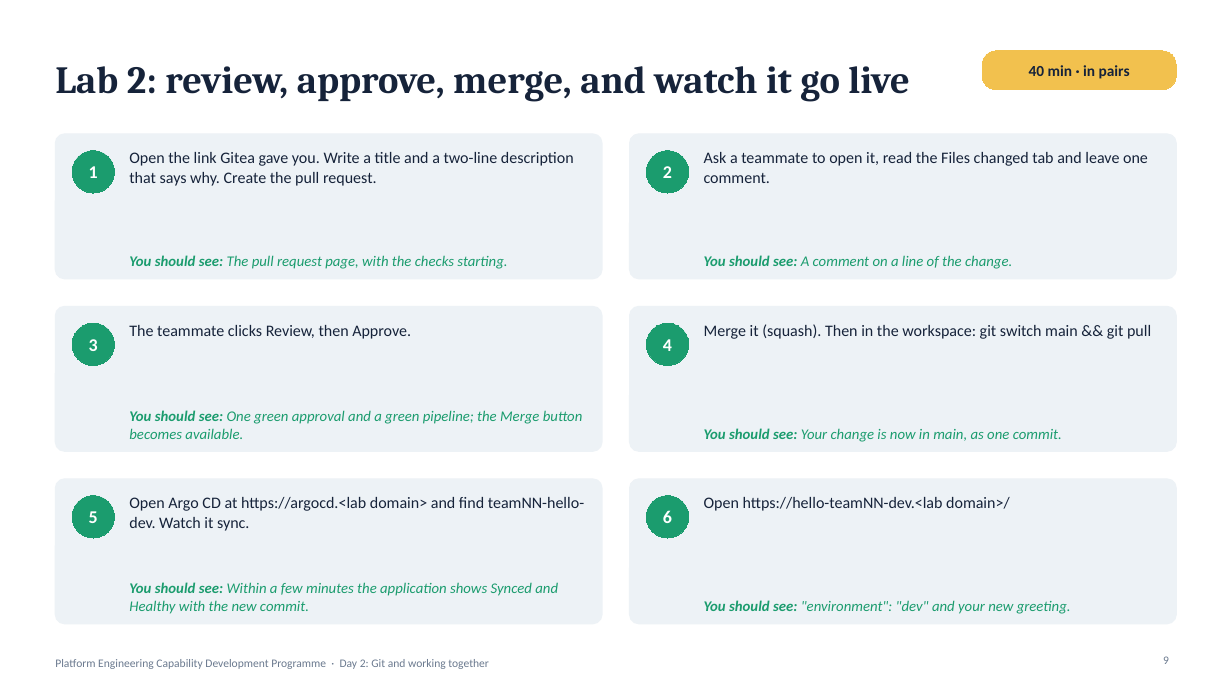
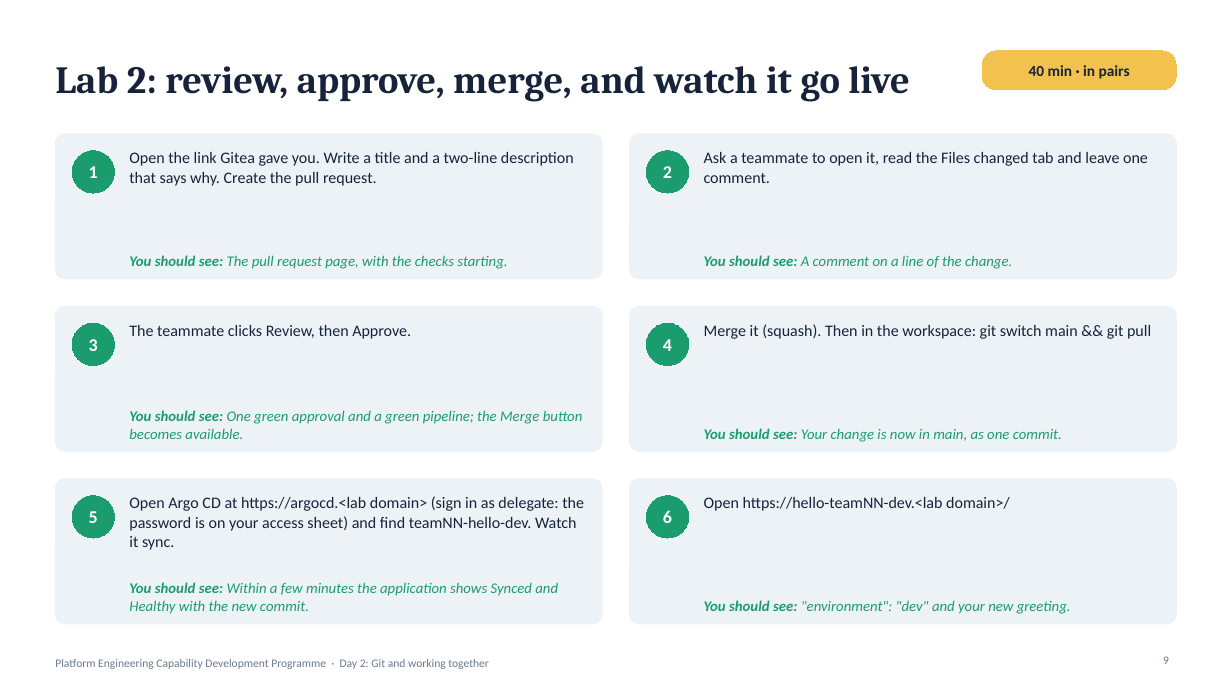
Before and after one commit to kumbulanit/plartfom-enable, a slide deck: slide 9 of sarb/slides/Day2-Git-and-working-together.pptx. Drawn at 1232x693 pixels with LibreOffice and Linux fonts; fonts in the diff are those of the drawing. Boxes give left, top, right and bottom in pixels: in the first picture for what was removed or moved away, otherwise in the second. Text is boxed around its words. In the diff, an @@ line names an element or a change of style, - is before the commit and + after.

```diff
--- a/sarb/slides/Day2-Git-and-working-together.pptx
+++ b/sarb/slides/Day2-Git-and-working-together.pptx
@@ text at (129, 496, 584, 550): text changed @@
-Open Argo CD at https://argocd.<lab domain> and find teamNN-hello-dev. Watch it sync.
+Open Argo CD at https://argocd.<lab domain> (sign in as delegate: the password is on your access sheet) and find teamNN-hello-dev. Watch it sync.
```
Also in this commit, not shown: 47 other files.
